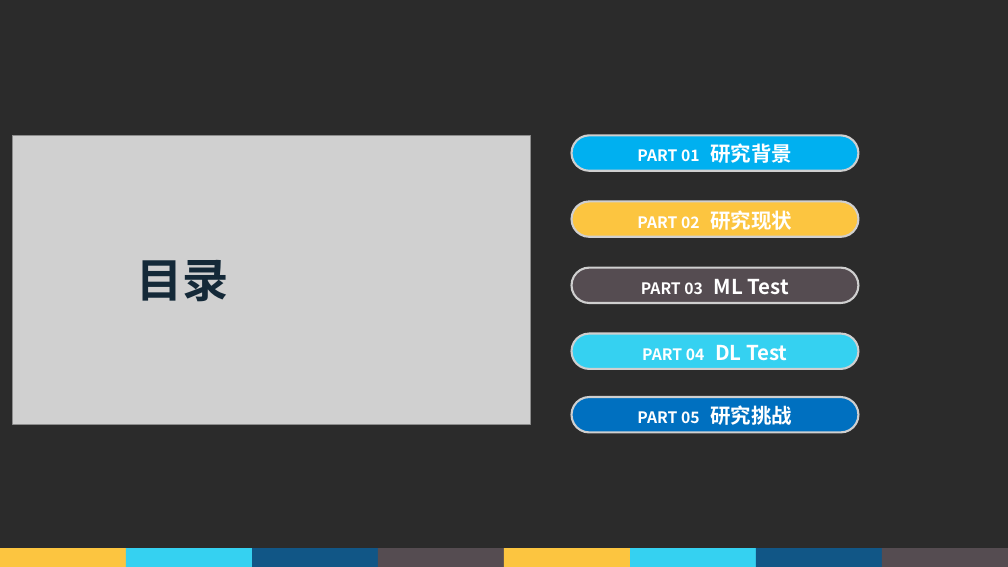
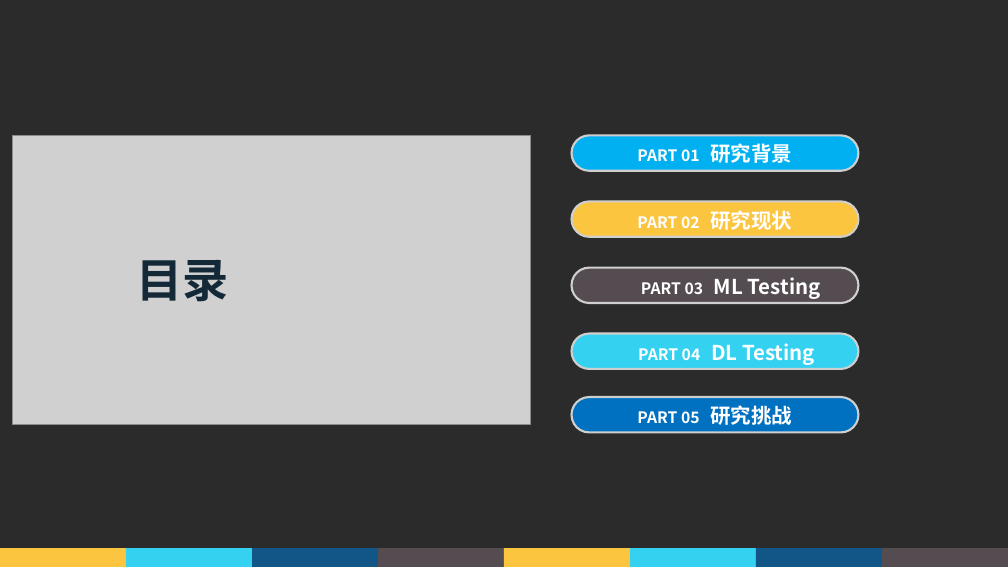
Before and after one commit to GaryHua226/AutomatedTesting, a slide deck: slide 2 of 课堂汇报/郭礼华_181250038.pptx. Drawn at 1008x567 pixels with LibreOffice and Linux fonts; fonts in the diff are those of the drawing; grey boxes stand for pictures; background and template pictures are left out; a plain dark background stands for a picture behind light text. Boxes give left, top, right and bottom in pixels: in the first picture for what was removed or moved away, otherwise in the second. Text is boxed around its words. In the diff, an @@ line names an element or a change of style, - is before the commit and + after.

Commit message:
update ppt

```diff
--- a/课堂汇报/郭礼华_181250038.pptx
+++ b/课堂汇报/郭礼华_181250038.pptx
@@ text at (641, 277, 821, 299): text changed; size 15 to 19.5 pt @@
-PART 03 ML Test
+PART 03 ML Testing
@@ text at (638, 343, 815, 365): text changed; size 15 to 19.5 pt @@
-PART 04 DL Test
+PART 04 DL Testing
```
Also in this commit, not shown: 2 other slides changed.
